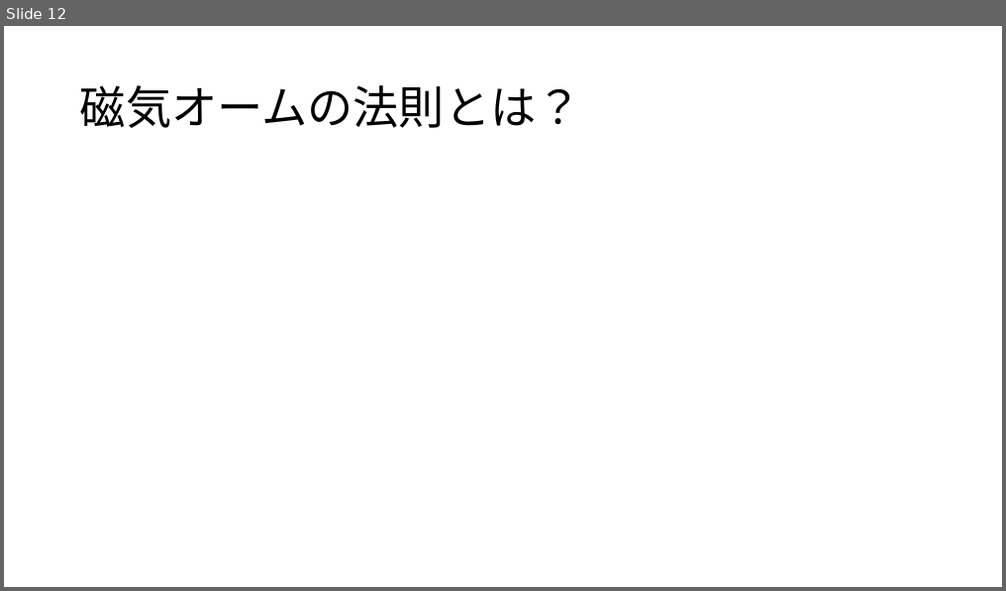
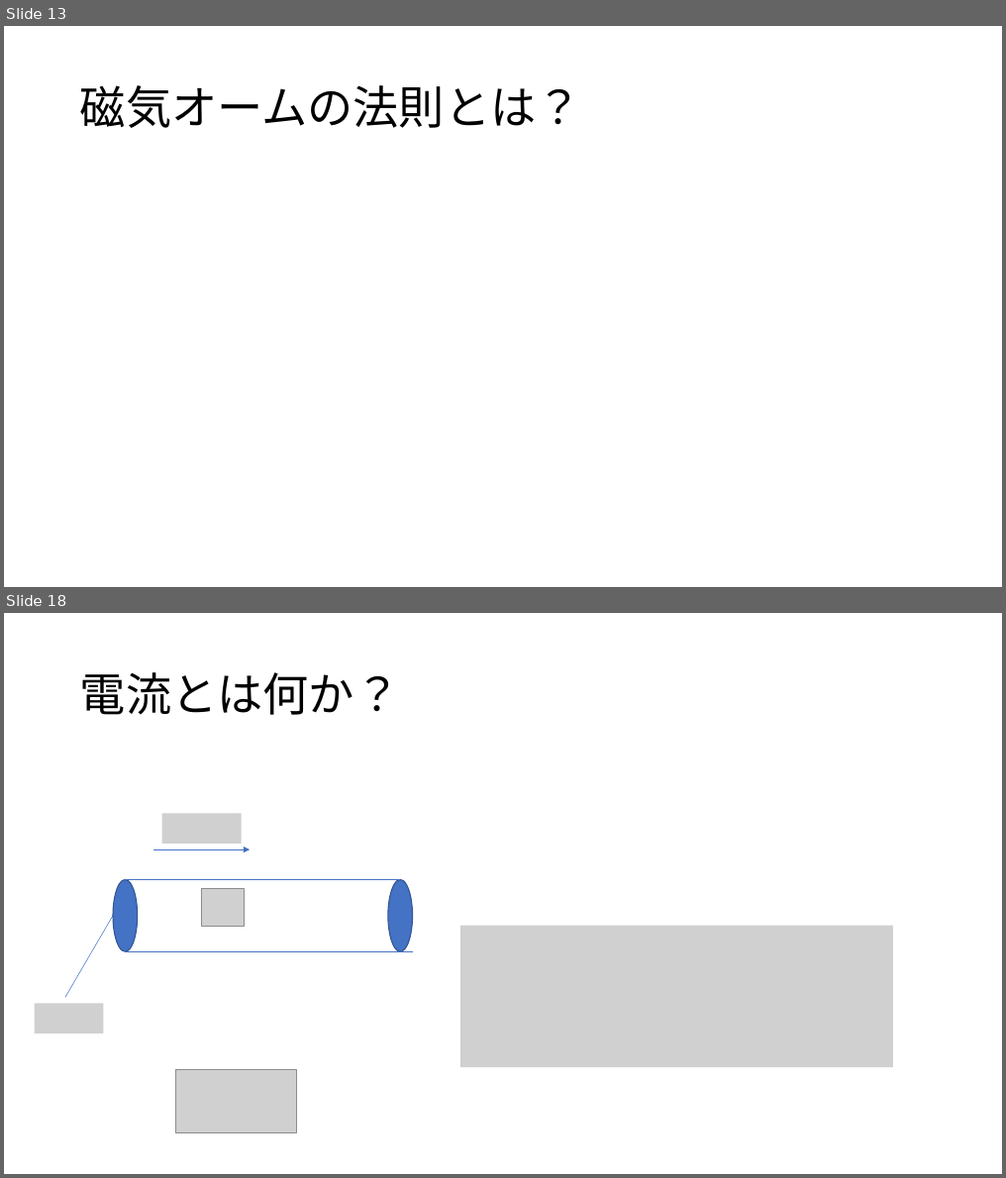
Before and after one commit to irucairuca/denkinonigemichi, a slide deck: irucadenkidaigaku/slide/jiki.pptm. Shown one above the other, each under a label of ours: slide 12 before the commit, slides 13 and 18 after it; the slides between them are not shown. The pictures are 1006x591 and 1006x1178 pixels, drawn with LibreOffice and Linux fonts; fonts in the diff are those of the drawing; grey boxes stand for pictures. Boxes give left, top, right and bottom in pixels: in the first picture for what was removed or moved away, otherwise in the second. Text is boxed around its words. In the diff, an @@ line names an element or a change of style, - is before the commit and + after.

```diff
--- a/irucadenkidaigaku/slide/jiki.pptm
+++ b/irucadenkidaigaku/slide/jiki.pptm
@@ slide 18 added at (4,613,1002,1174), background #FFFFFF @@
@@ title added at (80,672,400,715), 44 pt, text #000000 @@
+電流とは何か？
@@ picture added at (162,814,242,844) @@
@@ arrow added from (153, 850) to (250, 850), #4472C4 0.5 pt @@
@@ ellipse added at (113,879,138,952), fill #4472C4, outline #325491 1 pt @@
@@ line added from (126, 879) to (400, 879), #4472C4 0.5 pt @@
@@ ellipse added at (388,879,413,952), fill #4472C4, outline #325491 1 pt @@
@@ picture added at (201,889,244,927) @@
@@ line added from (113, 916) to (65, 998), #4472C4 0.5 pt @@
@@ picture added at (460,925,893,1067) @@
@@ line added from (126, 953) to (413, 953), #4472C4 0.5 pt @@
@@ picture added at (35,1004,104,1034) @@
@@ picture added at (175,1069,296,1134) @@
@@ what was slide 12 is now slide 13 @@
```
Also in this commit, not shown: 2 slides changed, 25 other slides added.
